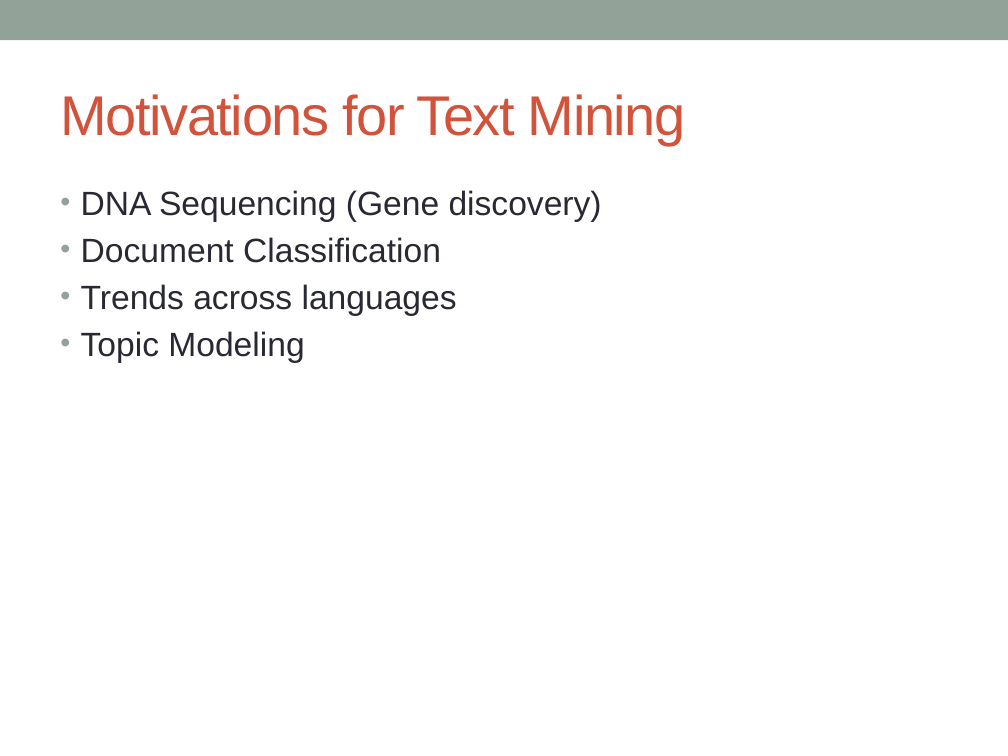
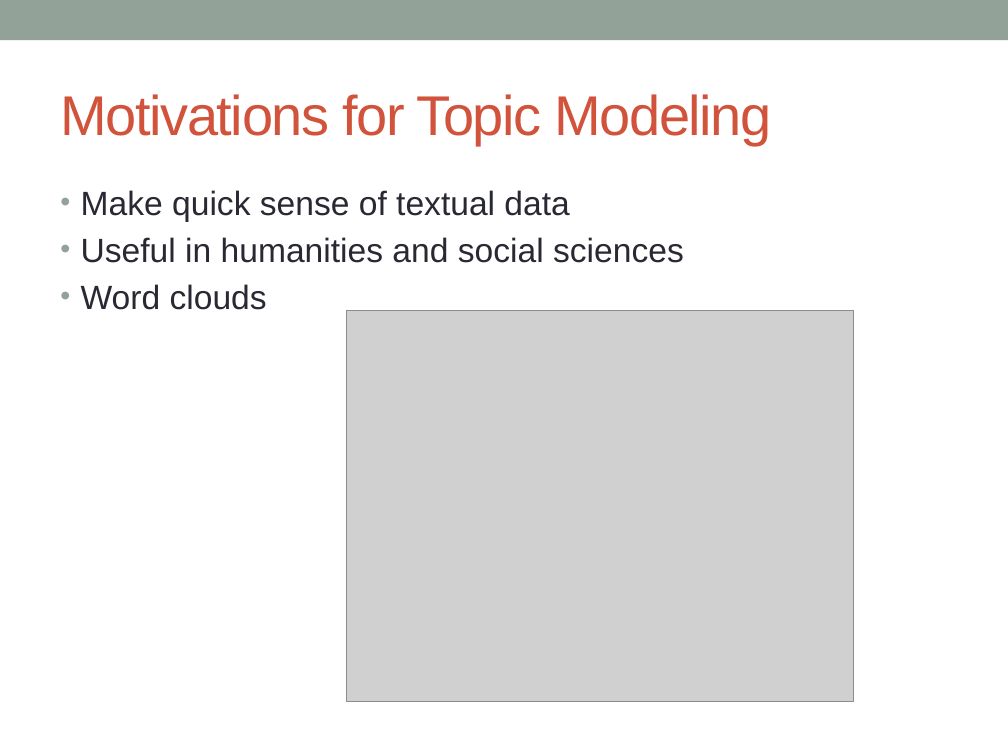
Before and after one commit to markheimann/Bayesian-ML, a slide deck: slide 5 of BMML_Presentation.pptx. Drawn at 1008x756 pixels with LibreOffice and Linux fonts; fonts in the diff are those of the drawing; grey boxes stand for pictures. Boxes give left, top, right and bottom in pixels: in the first picture for what was removed or moved away, otherwise in the second. Text is boxed around its words. In the diff, an @@ line names an element or a change of style, - is before the commit and + after.

```diff
--- a/BMML_Presentation.pptx
+++ b/BMML_Presentation.pptx
@@ title at <box>60,94,771,145</box>: text changed @@
-Motivations for Text Mining
+Motivations for Topic Modeling
@@ text at <box>81,190,684,310</box>: text changed @@
-• DNA Sequencing (Gene discovery)
-• Document Classification
-• Trends across languages
-• Topic Modeling
+• Make quick sense of textual data
+• Useful in humanities and social sciences
+• Word clouds
@@ picture added at <box>346,310,854,701</box> @@
```
Also in this commit, not shown: 6 other slides changed, 4 slides added.
